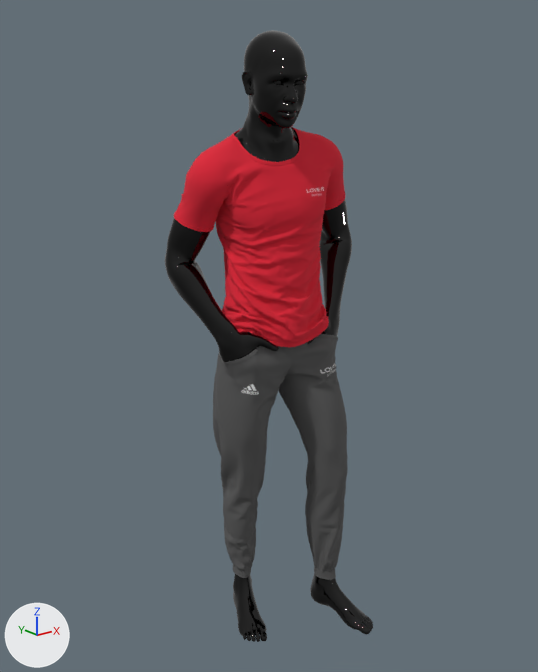
Renders of the glTF model 5.1.gltf from each side of a commit.
Camera for both pictures: a camera (50 mm lens) standing at (-1.392, -1.727, 0.853) and looking at (-0.003, 0.009, 0.159). The lights are fixed; the arrows at lower left show +X, +Y and +Z. Where no turn or scale is listed for an object, it has been applied to the vertices.

Objects in the first picture: 'body4.001', 'pants4.001', 't-shirt4'.
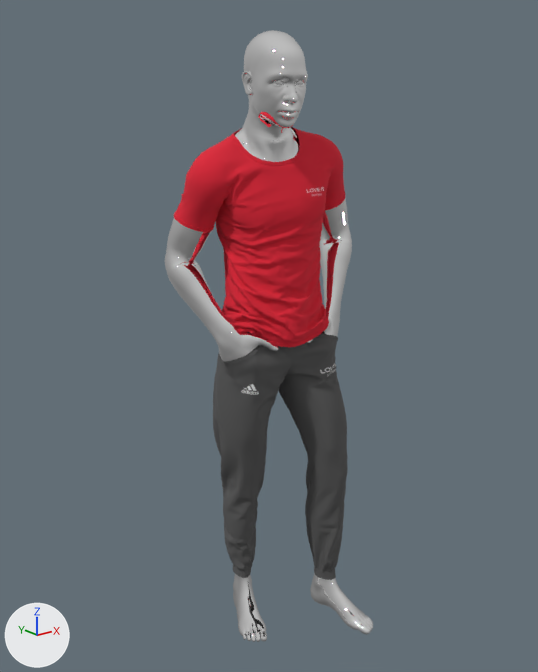
Changed parts and their boxes [x1, y1, x2, y2] in the pictures (538 x 672 px):
'body4.001', recoloured (black to white): [165, 30, 373, 642] in both

The change in detail:
Material 'PVC FurnGrad Charcoal Gray.001' (mat_pvc_furngrad_charcoal_gray_001) changes colour from black #383838 to white #ffffff; in linear values from (0.0392, 0.0392, 0.0392) to (1.0, 1.0, 1.0).
